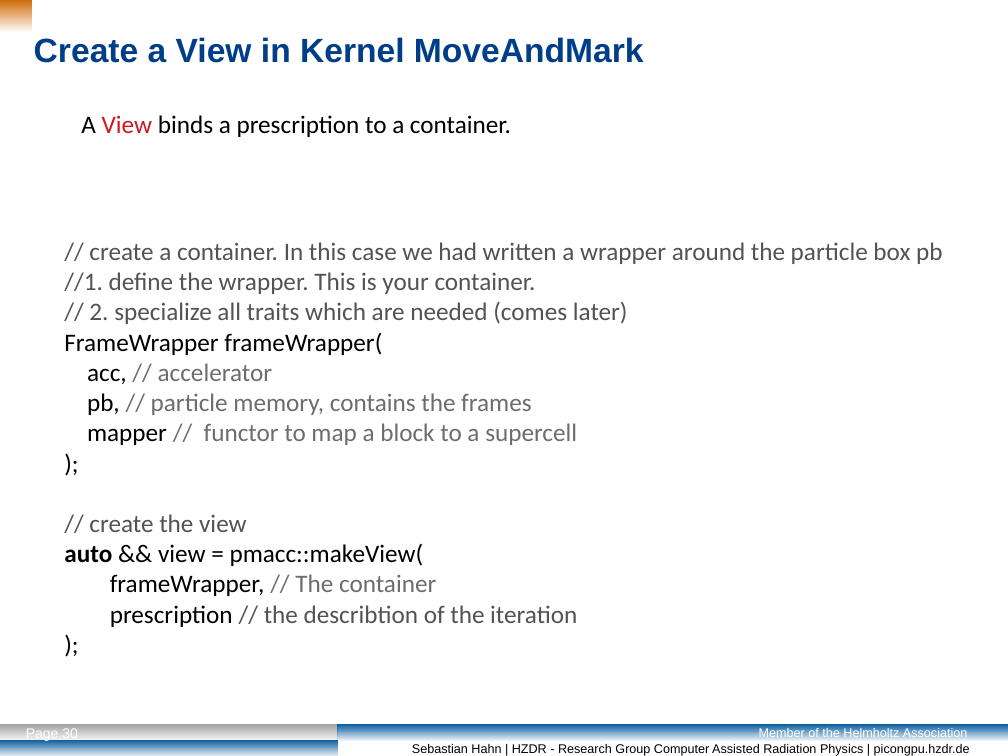
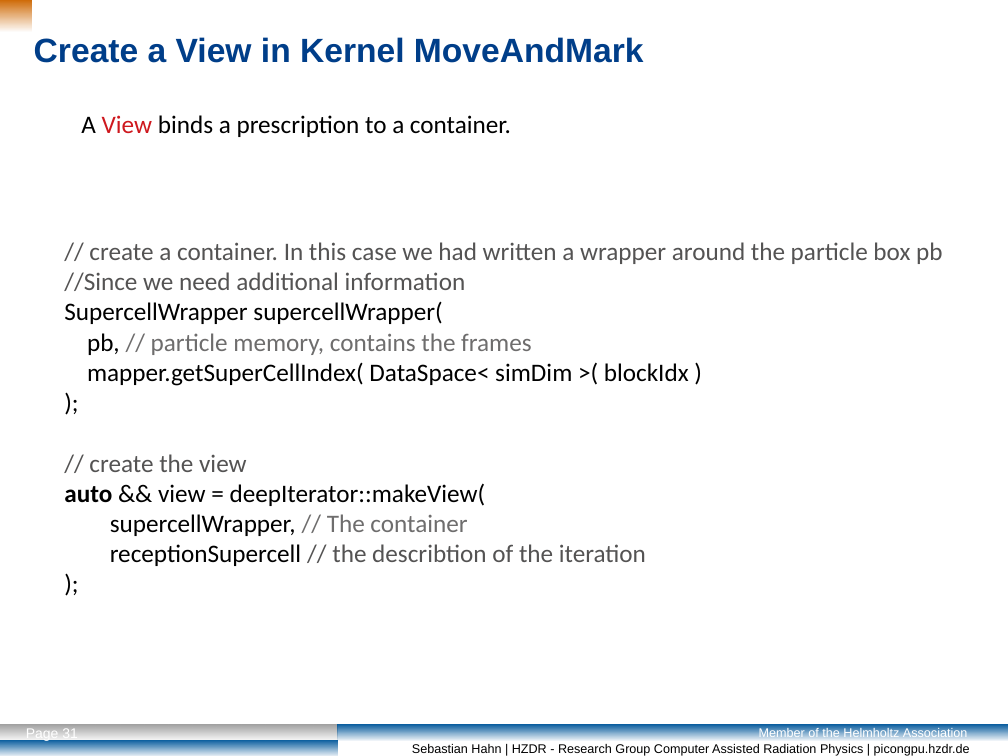
Before and after one commit to Fettpet/DeepIterator, a slide deck: slide 31 of Presi/12_04_2018.odp (slide 30 before the commit). Drawn at 1008x756 pixels with LibreOffice and Linux fonts; fonts in the diff are those of the drawing; background and template pictures are left out. Boxes give left, top, right and bottom in pixels: in the first picture for what was removed or moved away, otherwise in the second. Text is boxed around its words. In the diff, an @@ line names an element or a change of style, - is before the commit and + after.

Commit message:
change the presentation

```diff
--- a/Presi/12_04_2018.odp
+++ b/Presi/12_04_2018.odp
@@ text at <box>64,272,466,324</box>: text changed @@
-//1. define the wrapper. This is your container.
-// 2. specialize all traits which are needed (comes later)
-FrameWrapper frameWrapper(
-acc, // accelerator
+//Since we need additional information
+SupercellWrapper supercellWrapper(
@@ text at <box>87,362,689,386</box>: text changed; text colour #6E6D6D to #000000 @@
-mapper // functor to map a block to a supercell
+mapper.getSuperCellIndex( DataSpace< simDim >( blockIdx )
@@ text at <box>64,483,646,566</box>: text changed @@
-auto && view = pmacc::makeView(
-frameWrapper, // The container
-prescription // the describtion of the iteration
+auto && view = deepIterator::makeView(
+supercellWrapper, // The container
+receptionSupercell // the describtion of the iteration
@@ page number at <box>26,727,78,742</box>: text changed @@
-Page 30
+Page 31
```
Also in this commit, not shown: 3 other slides changed, 1 slide added.
